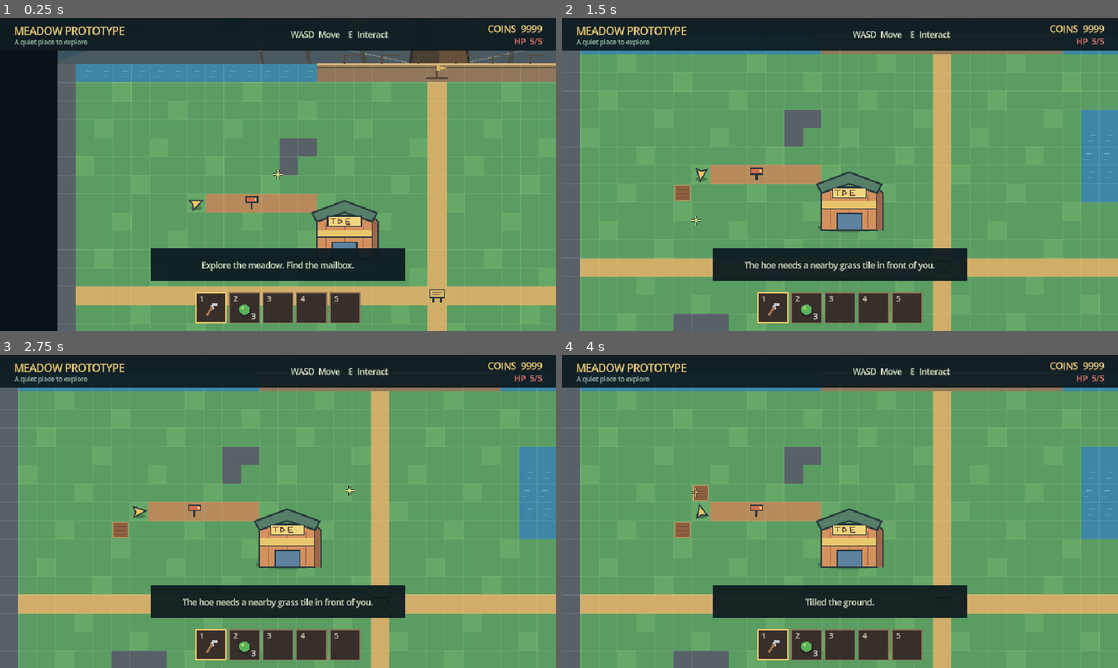
Above: before the commit, frames 1-4 (two rows, left to right).
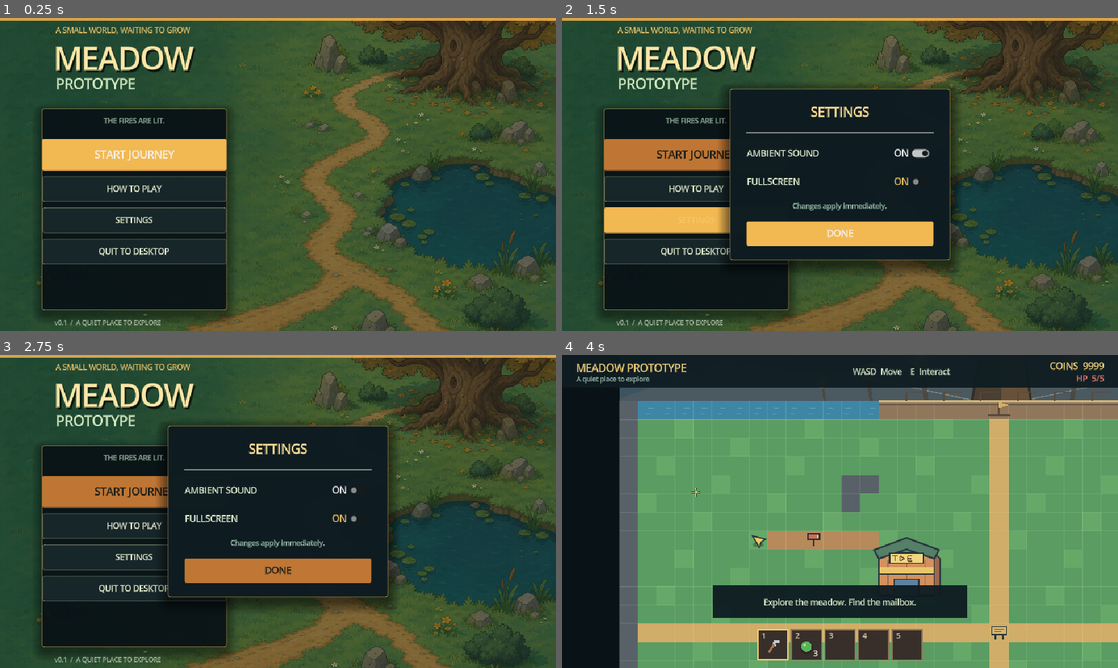
Above: after the commit, the same moments.

Repository: Neikos0493/Project_Grow
Game: Godot game, scene res://MainMenu.tscn
Two runs of this game, one before a commit and one after it. Both use one fixed random seed, a clock stepped at 60 frames per second and the inputs below. Before the commit the project starts from res://Main.tscn.
Inputs (mouse positions are in pixels of both pictures, inside the frame that each line leads up to):
- Up to frame 1 (0.25 s): no input
- Up to frame 2 (1.5 s): click (695, 190) at 0.5 s, where only the run after the commit has a clickable "HOW TO PLAY"; click (695, 221) at 1.25 s, where only the run after the commit has a clickable "SETTINGS"
- Up to frame 3 (2.75 s): click (350, 489) at 2 s, where only the run after the commit has a clickable "ON"
- Up to frame 4 (4 s): click (912, 517) at 2.75 s, where only the run after the commit has a clickable "ON"; click (695, 492) at 3.5 s, where only the run after the commit has a clickable "START JOURNEY"

The runs differ from the first frame. In frame 1, 96% of the frame differs, in the area x 0-100%, y 0-100%; in frame 2, 97%; in frame 3, 97%; in frame 4, 41%.

Commit message:
Add meadow main menu

Diff:
--- /dev/null
+++ b/MainMenu.tscn
@@ -0,0 +1,321 @@
+[gd_scene load_steps=8 format=3]
+
+[ext_resource type="Script" path="res://scripts/menu.gd" id="1_menu"]
+[ext_resource type="Texture2D" path="res://assets/meadow_menu_background.png" id="2_bg"]
+
+[sub_resource type="StyleBoxFlat" id="StyleMenu"]
+bg_color = Color(0.035, 0.071, 0.09, 0.9)
+border_width_left = 1
+border_width_top = 1
+border_width_right = 1
+border_width_bottom = 1
+border_color = Color(0.78, 0.64, 0.35, 0.72)
+corner_radius_top_left = 4
+corner_radius_top_right = 4
+corner_radius_bottom_right = 4
+corner_radius_bottom_left = 4
+shadow_color = Color(0, 0, 0, 0.38)
+shadow_size = 18
+shadow_offset = Vector2(0, 8)
+
+[sub_resource type="StyleBoxFlat" id="StyleButton"]
+bg_color = Color(0.78, 0.48, 0.21, 0.96)
+corner_radius_top_left = 3
+corner_radius_top_right = 3
+corner_radius_bottom_right = 3
+corner_radius_bottom_left = 3
+content_margin_left = 18.0
+content_margin_right = 18.0
+
+[sub_resource type="StyleBoxFlat" id="StyleButtonHover"]
+bg_color = Color(0.95, 0.72, 0.32, 1)
+corner_radius_top_left = 3
+corner_radius_top_right = 3
+corner_radius_bottom_right = 3
+corner_radius_bottom_left = 3
+content_margin_left = 18.0
+content_margin_right = 18.0
+
+[sub_resource type="StyleBoxFlat" id="StyleButtonNormal"]
+bg_color = Color(0.1, 0.16, 0.17, 0.86)
+border_width_left = 1
+border_width_top = 1
+border_width_right = 1
+border_width_bottom = 1
+border_color = Color(0.72, 0.76, 0.63, 0.38)
+corner_radius_top_left = 3
+corner_radius_top_right = 3
+corner_radius_bottom_right = 3
+corner_radius_bottom_left = 3
+content_margin_left = 18.0
+content_margin_right = 18.0
+
+[sub_resource type="StyleBoxFlat" id="StyleSettings"]
+bg_color = Color(0.055, 0.11, 0.13, 0.98)
+border_width_left = 1
+border_width_top = 1
+border_width_right = 1
+border_width_bottom = 1
+border_color = Color(0.78, 0.64, 0.35, 0.8)
+corner_radius_top_left = 4
+corner_radius_top_right = 4
+corner_radius_bottom_right = 4
+corner_radius_bottom_left = 4
+shadow_color = Color(0, 0, 0, 0.5)
+shadow_size = 22
+shadow_offset = Vector2(0, 8)
+
+[node name="MainMenu" type="Control"]
+layout_mode = 3
+anchors_preset = 15
+anchor_right = 1.0
+anchor_bottom = 1.0
+grow_horizontal = 2
+grow_vertical = 2
+script = ExtResource("1_menu")
+
+[node name="Background" type="TextureRect" parent="."]
+layout_mode = 1
+anchors_preset = 15
+anchor_right = 1.0
+anchor_bottom = 1.0
+grow_horizontal = 2
+grow_vertical = 2
+mouse_filter = 2
+texture = ExtResource("2_bg")
+expand_mode = 1
+stretch_mode = 6
+
+[node name="Shade" type="ColorRect" parent="."]
+layout_mode = 1
+anchors_preset = 15
+anchor_right = 1.0
+anchor_bottom = 1.0
+grow_horizontal = 2
+grow_vertical = 2
+mouse_filter = 2
+color = Color(0.015, 0.04, 0.055, 0.32)
+
+[node name="TopRule" type="ColorRect" parent="."]
+layout_mode = 1
+anchors_preset = 10
+anchor_right = 1.0
+offset_bottom = 4.0
+grow_horizontal = 2
+mouse_filter = 2
+color = Color(0.92, 0.68, 0.3, 0.9)
+
+[node name="Content" type="Control" parent="."]
+layout_mode = 1
+anchors_preset = 0
+anchor_left = 0.075
+anchor_top = 0.0
+anchor_right = 0.44
+anchor_bottom = 1.0
+offset_right = 0.0
+grow_horizontal = 2
+grow_vertical = 2
+
+[node name="Kicker" type="Label" parent="Content"]
+layout_mode = 0
+offset_left = 24.0
+offset_top = 12.0
+offset_right = 420.0
+offset_bottom = 34.0
+theme_override_colors/font_color = Color(0.89, 0.73, 0.39, 1)
+theme_override_font_sizes/font_size = 13
+text = "A SMALL WORLD, WAITING TO GROW"
+
+[node name="Title" type="Label" parent="Content"]
+layout_mode = 0
+offset_left = 20.0
+offset_top = 34.0
+offset_right = 460.0
+offset_bottom = 118.0
+theme_override_colors/font_color = Color(0.98, 0.9, 0.65, 1)
+theme_override_colors/font_shadow_color = Color(0, 0, 0, 0.45)
+theme_override_constants/shadow_offset_x = 3
+theme_override_constants/shadow_offset_y = 4
+theme_override_font_sizes/font_size = 52
+text = "MEADOW"
+
+[node name="TitleAccent" type="Label" parent="Content"]
+layout_mode = 0
+offset_left = 24.0
+offset_top = 97.0
+offset_right = 460.0
+offset_bottom = 138.0
+theme_override_colors/font_color = Color(0.84, 0.93, 0.76, 1)
+theme_override_font_sizes/font_size = 24
+text = "PROTOTYPE"
+
+[node name="MenuPanel" type="PanelContainer" parent="Content"]
+layout_mode = 0
+offset_top = 156.0
+offset_right = 320.0
+offset_bottom = 504.0
+theme_override_styles/panel = SubResource("StyleMenu")
+
+[node name="Buttons" type="VBoxContainer" parent="Content/MenuPanel"]
+layout_mode = 2
+theme_override_constants/separation = 10
+
+[node name="Header" type="Label" parent="Content/MenuPanel/Buttons"]
+custom_minimum_size = Vector2(0, 42)
+layout_mode = 2
+theme_override_colors/font_color = Color(0.65, 0.77, 0.68, 1)
+theme_override_font_sizes/font_size = 12
+text = "THE FIRES ARE LIT."
+horizontal_alignment = 1
+vertical_alignment = 1
+
+[node name="StartButton" type="Button" parent="Content/MenuPanel/Buttons"]
+custom_minimum_size = Vector2(0, 54)
+layout_mode = 2
+theme_override_colors/font_color = Color(0.08, 0.1, 0.09, 1)
+theme_override_colors/font_hover_color = Color(0.08, 0.1, 0.09, 1)
+theme_override_font_sizes/font_size = 18
+theme_override_styles/normal = SubResource("StyleButton")
+theme_override_styles/hover = SubResource("StyleButtonHover")
+theme_override_styles/focus = SubResource("StyleButtonHover")
+theme_override_styles/pressed = SubResource("StyleButtonHover")
+text = "START JOURNEY"
+
+[node name="HowToPlayButton" type="Button" parent="Content/MenuPanel/Buttons"]
+custom_minimum_size = Vector2(0, 44)
+layout_mode = 2
+theme_override_colors/font_color = Color(0.91, 0.94, 0.82, 1)
+theme_override_colors/font_hover_color = Color(0.98, 0.78, 0.39, 1)
+theme_override_font_sizes/font_size = 14
+theme_override_styles/normal = SubResource("StyleButtonNormal")
+theme_override_styles/hover = SubResource("StyleButtonHover")
+theme_override_styles/focus = SubResource("StyleButtonHover")
+text = "HOW TO PLAY"
+
+[node name="SettingsButton" type="Button" parent="Content/MenuPanel/Buttons"]
+custom_minimum_size = Vector2(0, 44)
+layout_mode = 2
+theme_override_colors/font_color = Color(0.91, 0.94, 0.82, 1)
+theme_override_colors/font_hover_color = Color(0.98, 0.78, 0.39, 1)
+theme_override_font_sizes/font_size = 14
+theme_override_styles/normal = SubResource("StyleButtonNormal")
+theme_override_styles/hover = SubResource("StyleButtonHover")
+theme_override_styles/focus = SubResource("StyleButtonHover")
+text = "SETTINGS"
+
+[node name="QuitButton" type="Button" parent="Content/MenuPanel/Buttons"]
+custom_minimum_size = Vector2(0, 44)
+layout_mode = 2
+theme_override_colors/font_color = Color(0.91, 0.94, 0.82, 1)
+theme_override_colors/font_hover_color = Color(0.98, 0.78, 0.39, 1)
+theme_override_font_sizes/font_size = 14
+theme_override_styles/normal = SubResource("StyleButtonNormal")
+theme_override_styles/hover = SubResource("StyleButtonHover")
+theme_override_styles/focus = SubResource("StyleButtonHover")
+text = "QUIT TO DESKTOP"
+
+[node name="Footer" type="Label" parent="Content"]
+layout_mode = 0
+offset_left = 22.0
+offset_top = 518.0
+offset_right = 420.0
+offset_bottom = 544.0
+theme_override_colors/font_color = Color(0.78, 0.83, 0.73, 0.8)
+theme_override_font_sizes/font_size = 11
+text = "v0.1  /  A QUIET PLACE TO EXPLORE"
+
+[node name="Status" type="Label" parent="Content"]
+layout_mode = 0
+offset_left = 22.0
+offset_top = 554.0
+offset_right = 520.0
+offset_bottom = 584.0
+theme_override_colors/font_color = Color(0.98, 0.78, 0.39, 1)
+theme_override_font_sizes/font_size = 11
+text = ""
+
+[node name="SettingsPanel" type="PanelContainer" parent="."]
+layout_mode = 1
+anchors_preset = 8
+anchor_left = 0.5
+anchor_top = 0.5
+anchor_right = 0.5
+anchor_bottom = 0.5
+offset_left = -190.0
+offset_top = -140.0
+offset_right = 190.0
+offset_bottom = 140.0
+grow_horizontal = 2
+grow_vertical = 2
+theme_override_styles/panel = SubResource("StyleSettings")
+
+[node name="Margin" type="MarginContainer" parent="SettingsPanel"]
+layout_mode = 2
+theme_override_constants/margin_left = 28
+theme_override_constants/margin_top = 24
+theme_override_constants/margin_right = 28
+theme_override_constants/margin_bottom = 24
+
+[node name="VBox" type="VBoxContainer" parent="SettingsPanel/Margin"]
+layout_mode = 2
+theme_override_constants/separation = 18
+
+[node name="Title" type="Label" parent="SettingsPanel/Margin/VBox"]
+layout_mode = 2
+theme_override_colors/font_color = Color(0.98, 0.86, 0.57, 1)
+theme_override_font_sizes/font_size = 22
+text = "SETTINGS"
+horizontal_alignment = 1
+
+[node name="Divider" type="HSeparator" parent="SettingsPanel/Margin/VBox"]
+layout_mode = 2
+
+[node name="MusicRow" type="HBoxContainer" parent="SettingsPanel/Margin/VBox"]
+layout_mode = 2
+alignment = 2
+
+[node name="Label" type="Label" parent="SettingsPanel/Margin/VBox/MusicRow"]
+layout_mode = 2
+theme_override_colors/font_color = Color(0.88, 0.93, 0.81, 1)
+theme_override_font_sizes/font_size = 15
+text = "AMBIENT SOUND"
+size_flags_horizontal = 3
+
+[node name="MusicToggle" type="CheckButton" parent="SettingsPanel/Margin/VBox/MusicRow"]
+layout_mode = 2
+button_pressed = true
+theme_override_colors/font_color = Color(0.89, 0.73, 0.39, 1)
+text = "ON"
+
+[node name="FullscreenRow" type="HBoxContainer" parent="SettingsPanel/Margin/VBox"]
+layout_mode = 2
+alignment = 2
+
+[node name="Label" type="Label" parent="SettingsPanel/Margin/VBox/FullscreenRow"]
+layout_mode = 2
+theme_override_colors/font_color = Color(0.88, 0.93, 0.81, 1)
+theme_override_font_sizes/font_size = 15
+text = "FULLSCREEN"
+size_flags_horizontal = 3
+
+[node name="FullscreenToggle" type="CheckButton" parent="SettingsPanel/Margin/VBox/FullscreenRow"]
+layout_mode = 2
+theme_override_colors/font_color = Color(0.89, 0.73, 0.39, 1)
+text = "ON"
+
+[node name="Hint" type="Label" parent="SettingsPanel/Margin/VBox"]
+layout_mode = 2
+theme_override_colors/font_color = Color(0.64, 0.78, 0.7, 1)
+theme_override_font_sizes/font_size = 12
+text = "Changes apply immediately."
+horizontal_alignment = 1
+
+[node name="CloseButton" type="Button" parent="SettingsPanel/Margin/VBox"]
+custom_minimum_size = Vector2(0, 42)
+layout_mode = 2
+theme_override_colors/font_color = Color(0.08, 0.1, 0.09, 1)
+theme_override_colors/font_hover_color = Color(0.08, 0.1, 0.09, 1)
+theme_override_styles/normal = SubResource("StyleButton")
+theme_override_styles/hover = SubResource("StyleButtonHover")
+theme_override_styles/focus = SubResource("StyleButtonHover")
+text = "DONE"
--- a/project.godot
+++ b/project.godot
@@ -15,7 +15,7 @@
 [application]
 
 config/name="Meadow Prototype"
-run/main_scene="res://Main.tscn"
+run/main_scene="res://MainMenu.tscn"
 config/features=PackedStringArray("4.7", "GL Compatibility")
 
 [display]
--- /dev/null
+++ b/scripts/menu.gd
@@ -0,0 +1,55 @@
+extends Control
+## Main menu for the Meadow Prototype exploration game.
+
+@onready var start_button: Button = $Content/MenuPanel/Buttons/StartButton
+@onready var settings_button: Button = $Content/MenuPanel/Buttons/SettingsButton
+@onready var quit_button: Button = $Content/MenuPanel/Buttons/QuitButton
+@onready var settings_panel: PanelContainer = $SettingsPanel
+@onready var music_toggle: CheckButton = $SettingsPanel/Margin/VBox/MusicRow/MusicToggle
+@onready var fullscreen_toggle: CheckButton = $SettingsPanel/Margin/VBox/FullscreenRow/FullscreenToggle
+@onready var status_label: Label = $Content/Status
+
+func _ready() -> void:
+	start_button.grab_focus()
+	start_button.pressed.connect(_start_game)
+	settings_button.pressed.connect(_toggle_settings)
+	quit_button.pressed.connect(_quit_game)
+	$SettingsPanel/Margin/VBox/CloseButton.pressed.connect(_toggle_settings)
+	fullscreen_toggle.toggled.connect(_set_fullscreen)
+	$Content/MenuPanel/Buttons/HowToPlayButton.pressed.connect(_show_controls)
+	settings_panel.hide()
+
+func _unhandled_input(event: InputEvent) -> void:
+	if event.is_action_pressed("ui_cancel"):
+		if settings_panel.visible:
+			_toggle_settings()
+		else:
+			_quit_game()
+		get_viewport().set_input_as_handled()
+	elif event.is_action_pressed("ui_accept") and start_button.has_focus():
+		_start_game()
+
+func _start_game() -> void:
+	status_label.text = "LOADING THE MEADOW..."
+	start_button.disabled = true
+	await get_tree().create_timer(0.16).timeout
+	get_tree().change_scene_to_file("res://Main.tscn")
+
+func _toggle_settings() -> void:
+	settings_panel.visible = not settings_panel.visible
+	if settings_panel.visible:
+		$SettingsPanel/Margin/VBox/CloseButton.grab_focus()
+	else:
+		settings_button.grab_focus()
+
+func _show_controls() -> void:
+	status_label.text = "WASD MOVE   |   MOUSE AIM   |   CLICK USE TOOL   |   E INTERACT   |   Q DROP"
+	$Content/MenuPanel/Buttons/HowToPlayButton.grab_focus()
+
+func _set_fullscreen(enabled: bool) -> void:
+	DisplayServer.window_set_mode(DisplayServer.WINDOW_MODE_FULLSCREEN if enabled else DisplayServer.WINDOW_MODE_WINDOWED)
+
+func _quit_game() -> void:
+	status_label.text = "SEE YOU IN THE MEADOW"
+	await get_tree().create_timer(0.2).timeout
+	get_tree().quit()
Binary file added: assets/meadow_menu_background.png
Not shown, added: scripts/menu.gd.uid
